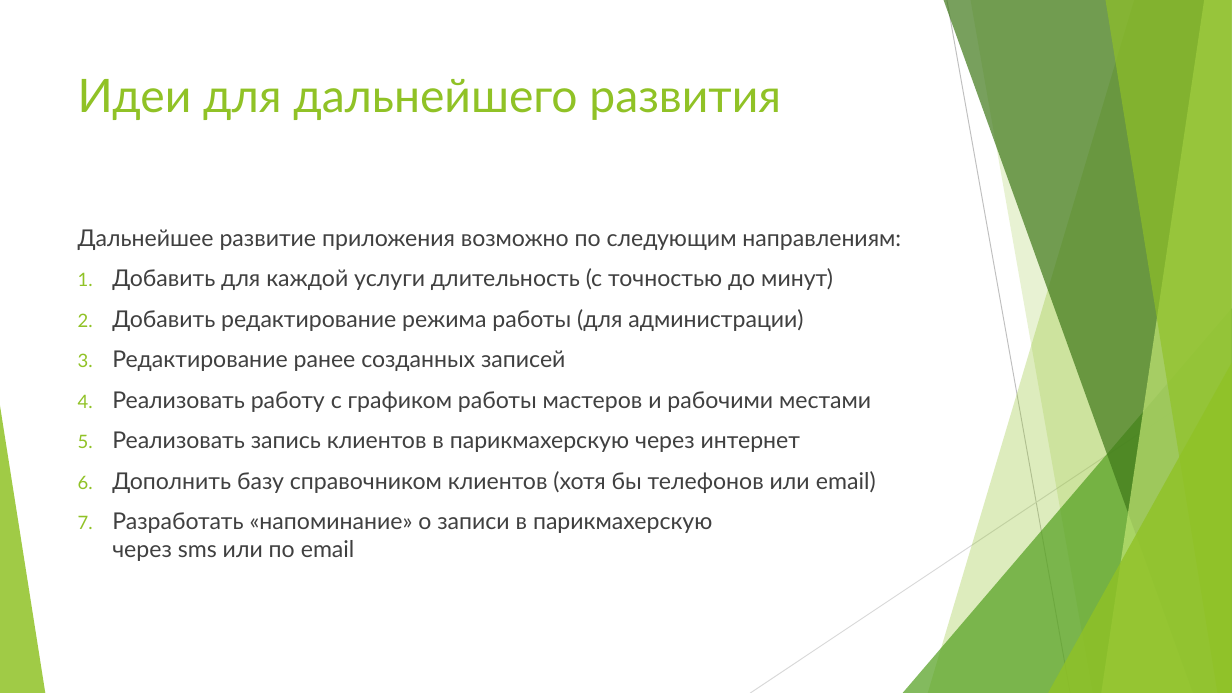
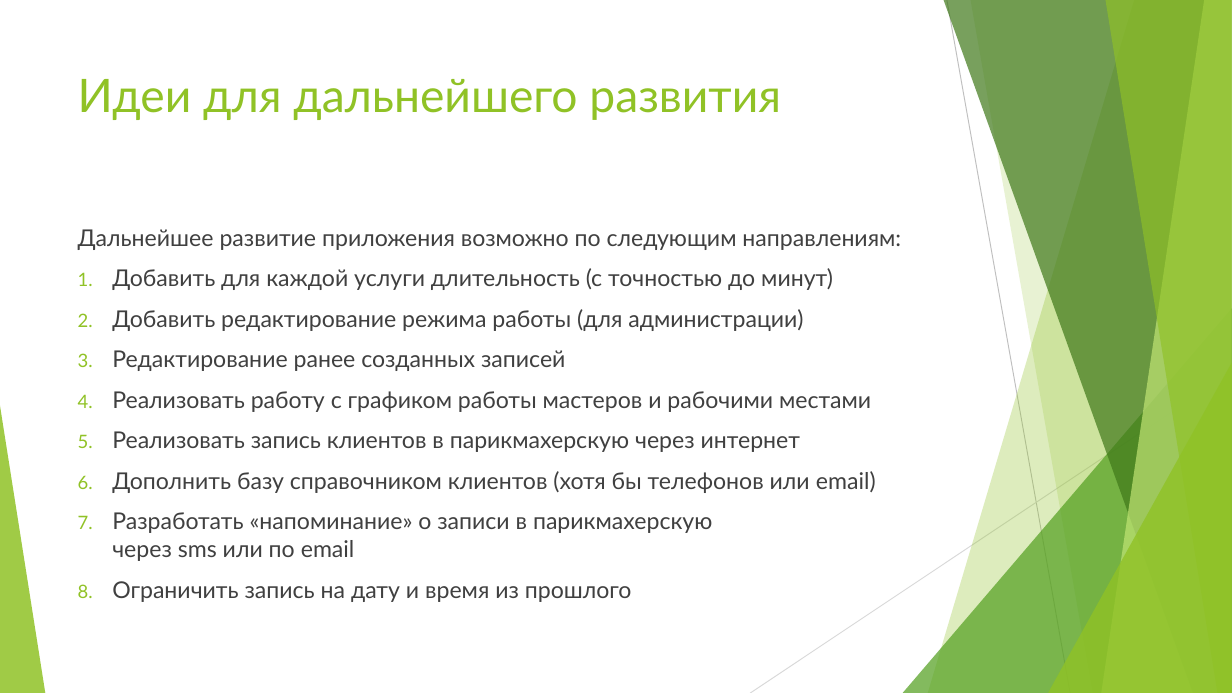
Before and after one commit to SergeEvdokimov/QT_barbershop, a slide deck: slide 7 of Barbershop.pptx. Drawn at 1232x693 pixels with LibreOffice and Linux fonts; fonts in the diff are those of the drawing. Boxes give left, top, right and bottom in pixels: in the first picture for what was removed or moved away, otherwise in the second. Text is boxed around its words. In the diff, an @@ line names an element or a change of style, - is before the commit and + after.

```diff
--- a/Barbershop.pptx
+++ b/Barbershop.pptx
@@ text at (x1=112, y1=581, x2=632, y2=602): paragraph added @@
+8. Ограничить запись на дату и время из прошлого
```
Also in this commit, not shown: 3 other files.
